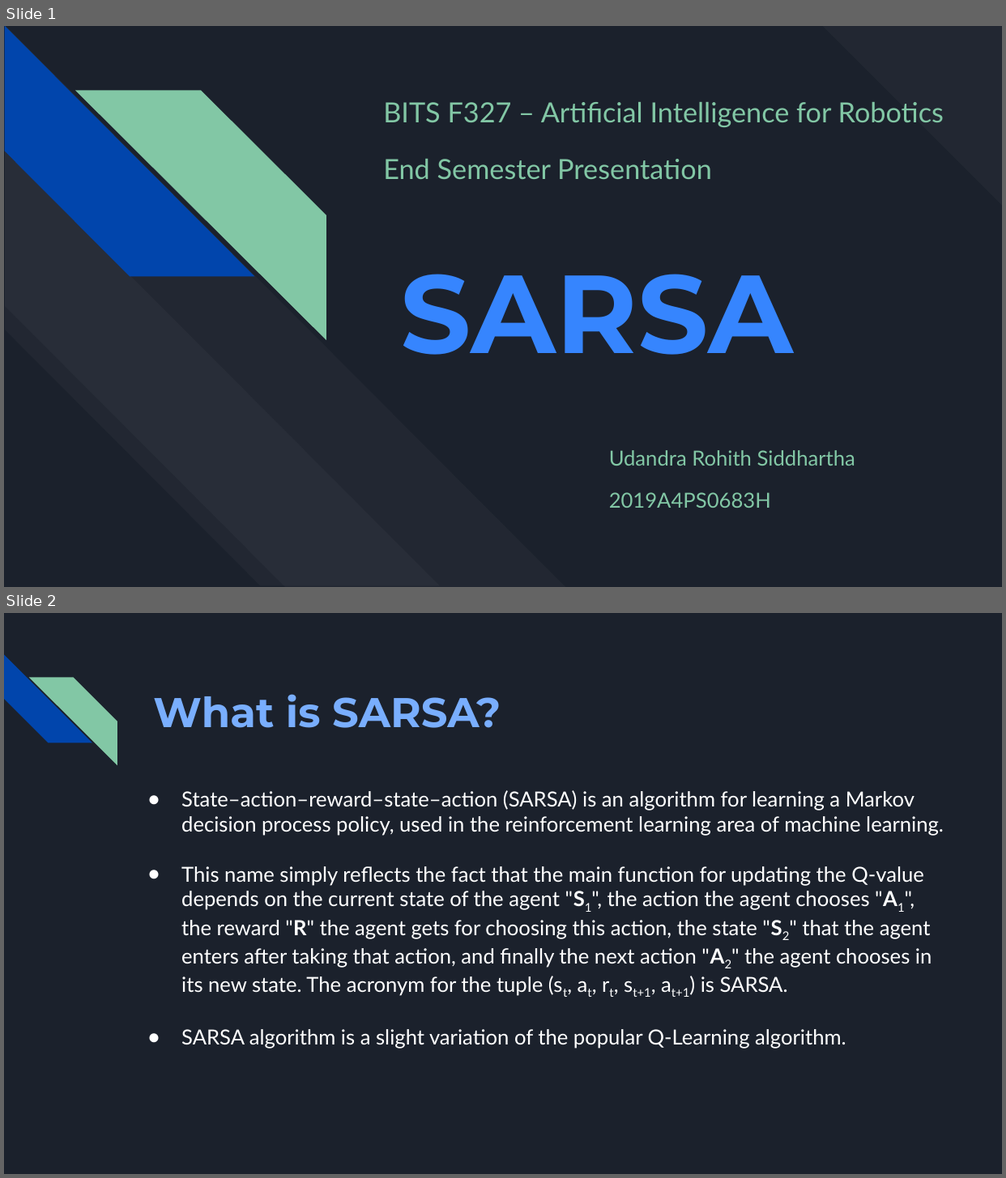
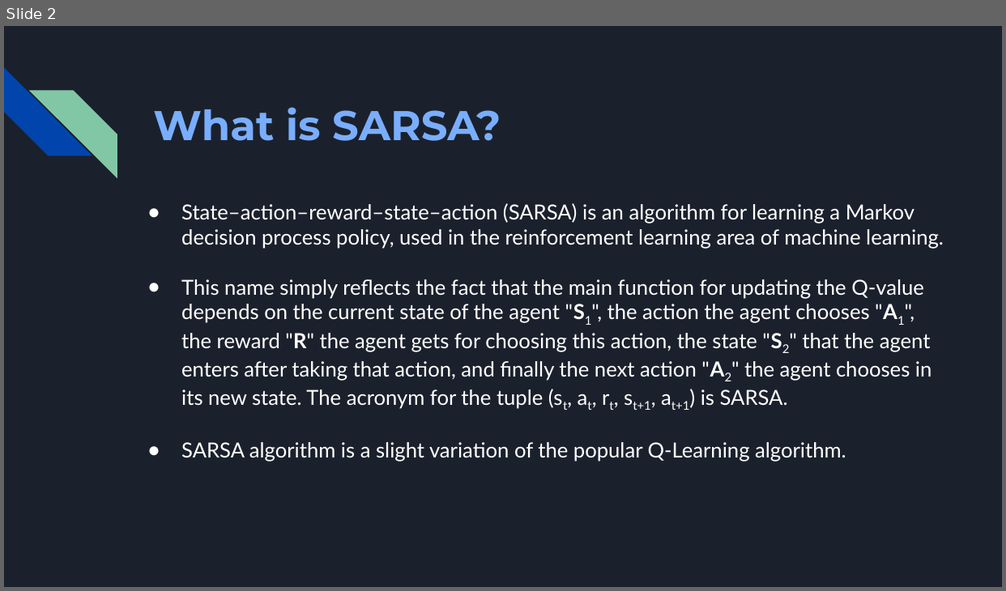
Before and after one commit to karun34610/reinforcement-learning-SARSA, a slide deck: SARSA project/Presentation.pptx. Shown one above the other, each under a label of ours: slides 1 and 2 before the commit, slide 2 after it. The pictures are 1006x1178 and 1006x591 pixels, drawn with LibreOffice and Linux fonts; fonts in the diff are those of the drawing. Boxes give left, top, right and bottom in pixels: in the first picture for what was removed or moved away, otherwise in the second. Text is boxed around its words. In the diff, an @@ line names an element or a change of style, - is before the commit and + after.

```diff
--- a/SARSA project/Presentation.pptx
+++ b/SARSA project/Presentation.pptx
@@ slide 1 removed at box(4, 26, 1002, 587), background #1B212C @@
@@ diag stripe removed at box(822, 26, 1002, 206) @@
@@ group removed at box(4, 27, 566, 587): 4 diag stripes @@
@@ text removed at box(383, 102, 944, 180) @@
-BITS F327 – Artificial Intelligence for Robotics
-End Semester Presentation
@@ title removed at box(401, 274, 794, 355) @@
-SARSA
@@ subtitle removed at box(609, 450, 855, 508) @@
-Udandra Rohith Siddhartha
-2019A4PS0683H
```
Also in this commit, not shown: 1 slide added.
